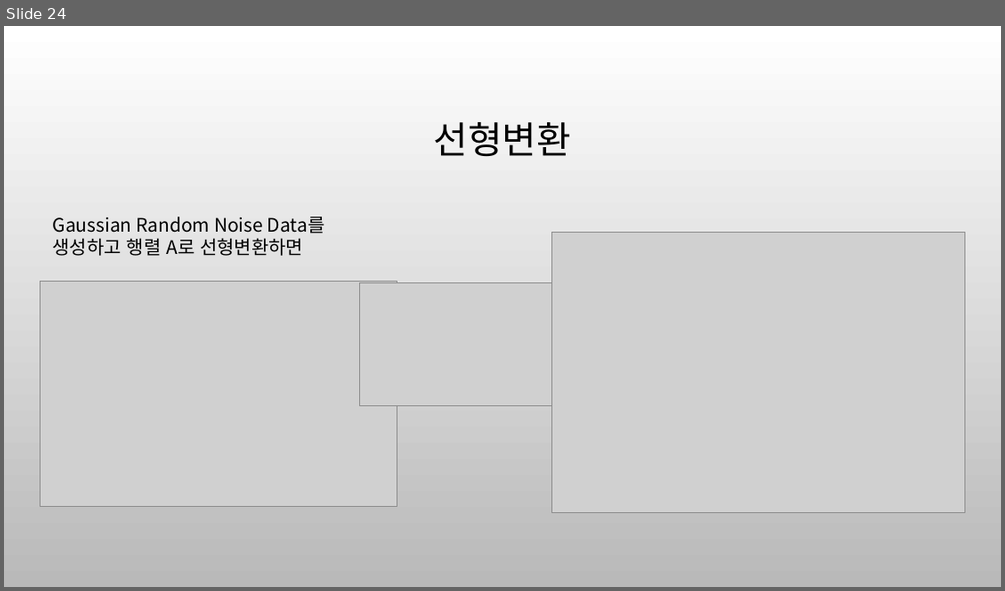
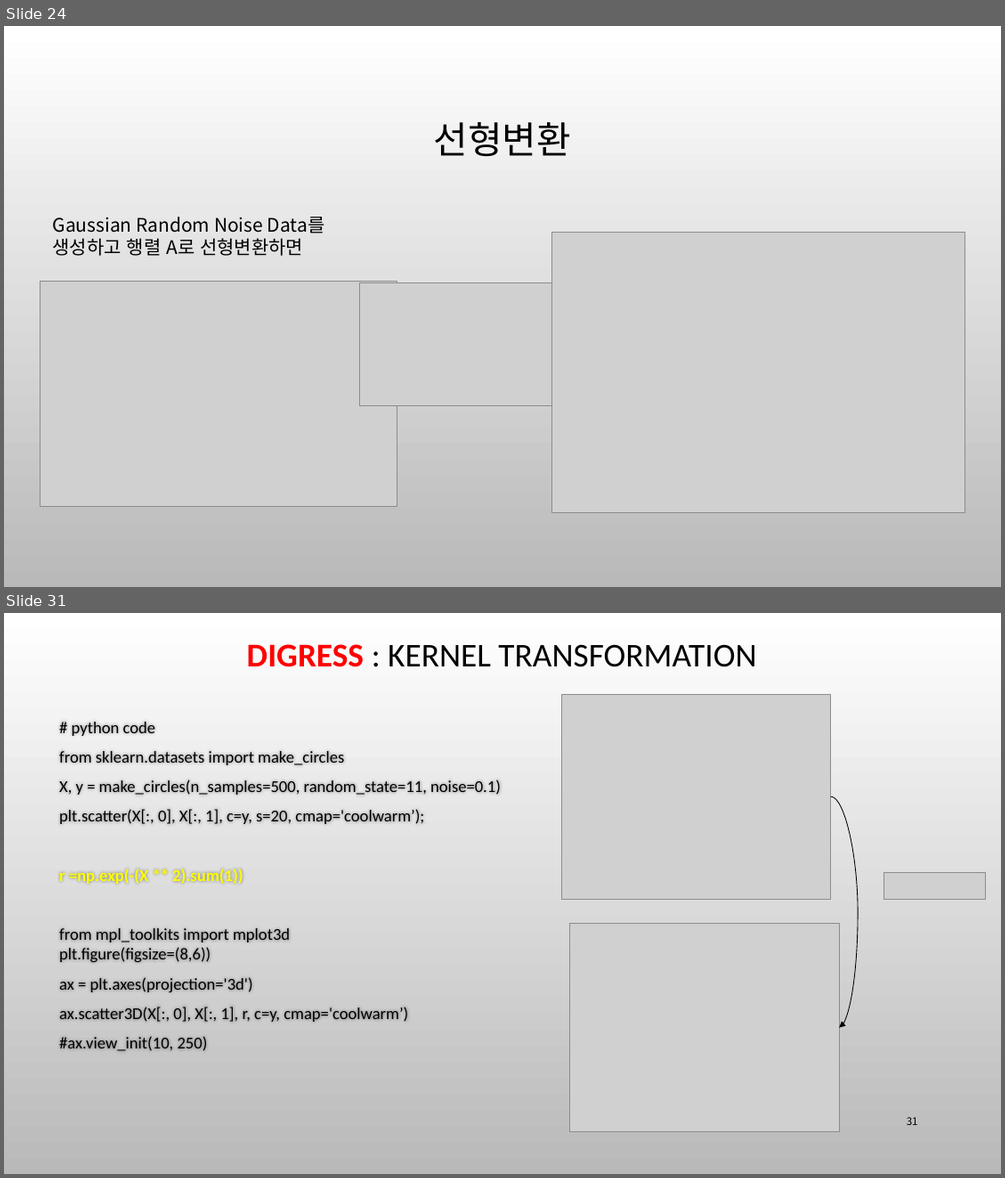
Before and after one commit to ancestor9/mathematics-for-machine-learning, a slide deck: 6_Matrix_vectors.pptx. Shown one above the other, each under a label of ours: slide 24 before the commit, slides 24 and 31 after it; the slides between them are not shown. The pictures are 1005x591 and 1005x1178 pixels, drawn with LibreOffice and Linux fonts; fonts in the diff are those of the drawing; grey boxes stand for pictures; background and template pictures are left out. Boxes give left, top, right and bottom in pixels: in the first picture for what was removed or moved away, otherwise in the second. Text is boxed around its words. In the diff, an @@ line names an element or a change of style, - is before the commit and + after.

```diff
--- a/6_Matrix_vectors.pptx
+++ b/6_Matrix_vectors.pptx
@@ slide 31 added at <box>4,613,1001,1174</box>, background picture (left out) @@
@@ title added at <box>247,644,756,667</box>, 32 pt, text #000000 @@
+DIGRESS : KERNEL TRANSFORMATION
@@ picture added at <box>561,695,830,900</box> @@
@@ text added at <box>59,722,501,1051</box>, 16 pt, text #000000 @@
+# python code
+from sklearn.datasets import make_circles
+X, y = make_circles(n_samples=500, random_state=11, noise=0.1)
+plt.scatter(X[:, 0], X[:, 1], c=y, s=20, cmap='coolwarm’);
+r =np.exp(-(X ** 2).sum(1))
+from mpl_toolkits import mplot3d
+plt.figure(figsize=(8,6))
+ax = plt.axes(projection='3d')
+ax.scatter3D(X[:, 0], X[:, 1], r, c=y, cmap='coolwarm’)
+#ax.view_init(10, 250)
@@ curved arrow added from (831, 796) to (840, 1027), #000000 0.75 pt @@
@@ picture added at <box>883,873,986,899</box> @@
@@ picture added at <box>570,924,840,1131</box> @@
@@ page number added at <box>906,1117,918,1125</box>, 10 pt, text #000000 @@
+31
```
Also in this commit, not shown: 3 slides changed, 5 other slides added, 4 slides removed, 1 other file.
